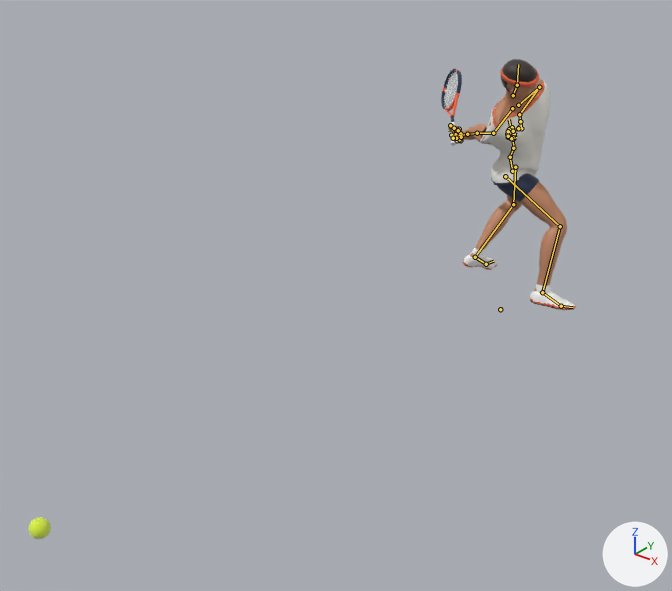
The Blender file character-pipeline/kai/kai_07_ground.blend, before and after one commit.
Before and after are seen from a 50 mm lens placed at (2.57, -4.9, 2.77), pointed at (-0.18, -1.47, 0.64). Every picture has the same lights, and +X, +Y and +Z are marked at lower right. The older version comes first. Both versions are drawn at frame 64 of the action 'Backhand'; the numbers are the values there. The bones that bend it are drawn over the model as lines.

In view in the first picture: 'Kai_Ball', 'Kai_Body', 'Kai_Hair', 'Kai_Headband', 'Kai_Racket', 'Kai_Shirt', 'Kai_Shoes', 'Kai_Shorts', 'Kai_Socks' and 1 more.
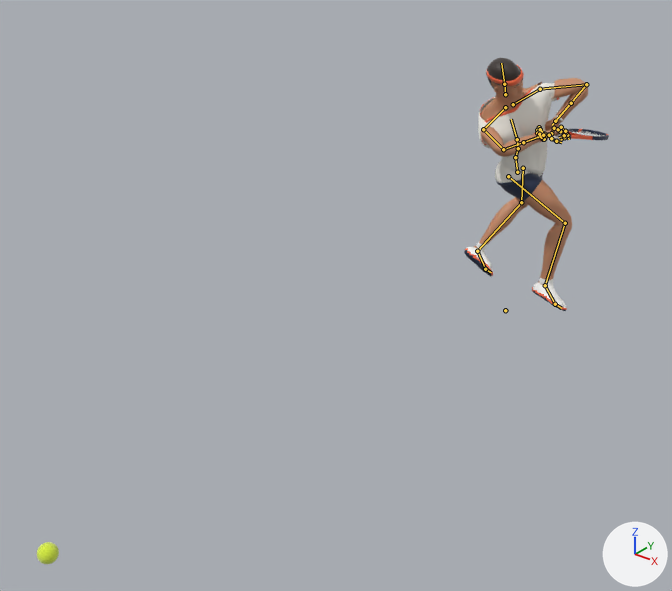
Changed parts and their boxes [x1, y1, x2, y2] in the pictures (672 x 591 px):
'Kai_Body', posed: before [448, 79, 567, 294]; after [474, 78, 588, 287]
'Kai_Shirt', posed (17% wider): before [480, 78, 550, 186]; after [478, 83, 560, 186]
'Kai_Shoes', posed (9% narrower, 12% taller): before [463, 253, 576, 310]; after [464, 247, 567, 311]
'Kai_Hair', posed: before [501, 59, 537, 92]; after [487, 58, 521, 89]
'Kai_Racket', posed (182% wider, 82% shorter): before [441, 69, 462, 146]; after [548, 129, 609, 142]
'Kai_Ball', posed: before [28, 517, 51, 539]; after [37, 542, 59, 564]
'Kai_Shorts', posed: before [498, 173, 539, 202]; after [501, 173, 542, 201]
'Kai_Headband', posed: before [500, 67, 539, 87]; after [486, 65, 524, 86]
'Kai_Socks', posed: before [471, 248, 552, 294]; after [476, 243, 554, 288]
'Kai_StringBed', posed: before [444, 72, 458, 108]; after [572, 131, 603, 136]
'Kai_Wristband_R', posed (not visible before): after [534, 132, 543, 143]
'Kai_Wristband_L', posed (not visible before): after [555, 111, 564, 122]
bone 'Root', root to tip: before (500, 309) to (502, 308); after (505, 310) to (507, 309)
bone 'pelvis', root to tip: before (512, 171) to (510, 157); after (517, 172) to (515, 157)
bone 'spine_01', root to tip: before (510, 157) to (513, 148); after (515, 157) to (518, 148)
bone 'spine_02', root to tip: before (513, 148) to (513, 139); after (518, 148) to (517, 139)
bone 'spine_03', root to tip: before (513, 139) to (509, 119); after (517, 139) to (511, 119)
bone 'upperarm_l', root to tip: before (539, 87) to (519, 114); after (540, 89) to (586, 84)
bone 'lowerarm_l', root to tip: before (519, 114) to (521, 128); after (586, 84) to (555, 121)
bone 'hand_l', root to tip: before (521, 128) to (518, 129); after (555, 121) to (552, 125)
bone 'upperarm_r', root to tip: before (493, 133) to (477, 133); after (483, 129) to (503, 149)
bone 'lowerarm_r', root to tip: before (477, 133) to (458, 135); after (503, 149) to (543, 135)
bone 'hand_r', root to tip: before (458, 135) to (458, 134); after (543, 135) to (549, 133)
bone 'neck_01', root to tip: before (513, 95) to (517, 85); after (505, 94) to (504, 84)
bone 'head', root to tip: before (517, 85) to (518, 64); after (504, 84) to (501, 63)
bone 'thigh_l', root to tip: before (515, 167) to (513, 204); after (523, 168) to (521, 202)
bone 'calf_l', root to tip: before (513, 204) to (475, 257); after (521, 202) to (477, 251)
bone 'foot_l', root to tip: before (475, 257) to (486, 264); after (477, 251) to (485, 269)
bone 'ball_l', root to tip: before (486, 264) to (493, 261); after (485, 269) to (491, 272)
bone 'thigh_r', root to tip: before (505, 176) to (560, 226); after (508, 176) to (565, 223)
bone 'calf_r', root to tip: before (560, 226) to (542, 292); after (565, 223) to (545, 285)
bone 'foot_r', root to tip: before (542, 292) to (561, 306); after (545, 285) to (555, 304)
bone 'ball_r', root to tip: before (561, 306) to (573, 307); after (555, 304) to (561, 308)

What the commit changed:
Bone 'Root' (bone_root) moves from (-0.181, 0.388, -0.178) to (-0.148, 0.398, -0.178).
Bone 'pelvis' (bone_pelvis) turns from (-73, 113, -56) to (86, 70, 101) degrees about its own x, y and z.
Bone 'spine_01' (bone_spine_01) turns from (3, -8, 9) to (2, -13, 11) degrees about its own x, y and z.
Bone 'spine_02' (bone_spine_02) turns from (-2, -15, 9) to (-3, -21, 10) degrees about its own x, y and z.
Bone 'spine_03' (bone_spine_03) turns from (-3, -8, 9) to (-5, -13, 10) degrees about its own x, y and z.
Bone 'upperarm_l' (bone_upperarm_l) turns from (-97, -60, 26) to (-49, -120, 69) degrees about its own x, y and z.
Bone 'lowerarm_l' (bone_lowerarm_l) turns from (-10, 0, -4) to (-179, 0, -4) degrees about its own x, y and z.
Bone 'hand_l' (bone_hand_l) turns from (-55, -2, 6) to (-25, -9, 14) degrees about its own x, y and z.
Bone 'upperarm_r' (bone_upperarm_r) turns from (66, -161, 6) to (95, 8, -160) degrees about its own x, y and z.
Bone 'lowerarm_r' (bone_lowerarm_r) turns from (-48, 4, 8) to (8, -45, -92) degrees about its own x, y and z.
Bone 'hand_r' (bone_hand_r) turns from (-24, -11, -20) to (-13, 40, -6) degrees about its own x, y and z.
Bone 'neck_01' (bone_neck_01) turns from (4, 10, -1) to (5, 12, -2) degrees about its own x, y and z.
Bone 'head' (bone_head) turns from (11, 19, 3) to (14, 23, 3) degrees about its own x, y and z.
Bone 'thigh_l' (bone_thigh_l) turns from (-11, -41, -26) to (-6, -48, -33) degrees about its own x, y and z.
Bone 'calf_l' (bone_calf_l) turns from (58, -28, 18) to (61, -22, 14) degrees about its own x, y and z.
Bone 'foot_l' (bone_foot_l) turns from (-32, 27, -4) to (25, 8, 81) degrees about its own x, y and z.
Bone 'ball_l' (bone_ball_l) turns from (-15, -2, -17) to (24, -5, 24) degrees about its own x, y and z.
Bone 'thigh_r' (bone_thigh_r) turns from (-45, -24, -19) to (-42, -35, -23) degrees about its own x, y and z.
Bone 'calf_r' (bone_calf_r) turns from (53, 2, -3) to (58, 7, -6) degrees about its own x, y and z.
Bone 'foot_r' (bone_foot_r) turns from (-3, -2, 7) to (5, -7, 48) degrees about its own x, y and z.
Bone 'ball_r' (bone_ball_r) turns from (-6, 0, 8) to (-7, 1, 21) degrees about its own x, y and z.
